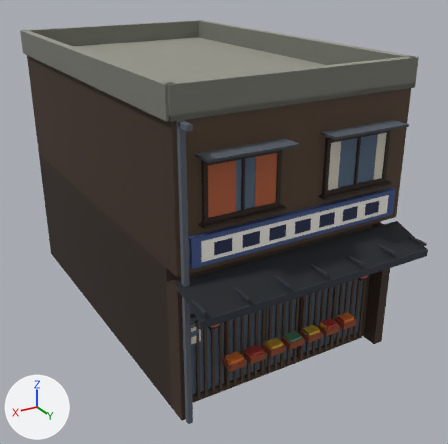
One commit to the FBX model Assets/Art/Models/Buildings/Shop_D.fbx: the scene before it, then after it.
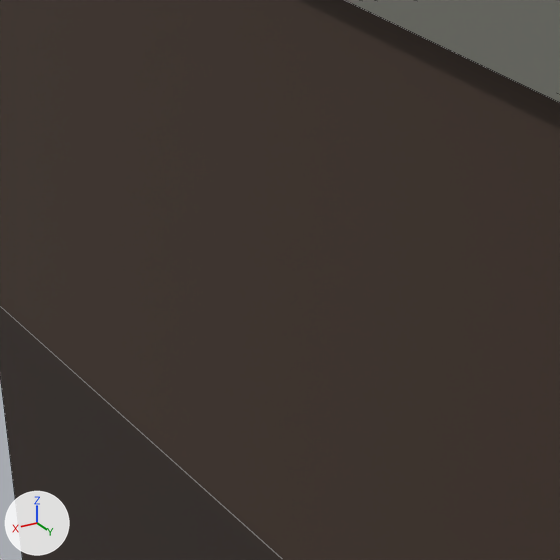
The first picture shows the older version from a 50 mm lens placed at (7.17, 9.04, 8.69), pointed at (-0.3, -3.42, 2.46). The close-ups show the older and then the newer version on the part from 9% to 34% of the width and 21% to 46% of the height of that picture. Only the edits that show in the close-ups are written down. Arrows for +X, +Y and +Z are at lower left; the lights stay in place. The close-ups show mesh edges as thin lines. Where no turn or scale is listed for an object, it has been applied to the vertices. Vertices at exactly the same position are counted once.

The first close-up shows 'BodyLow.003', 'BodyUp.003', 'RoofTop.004'.
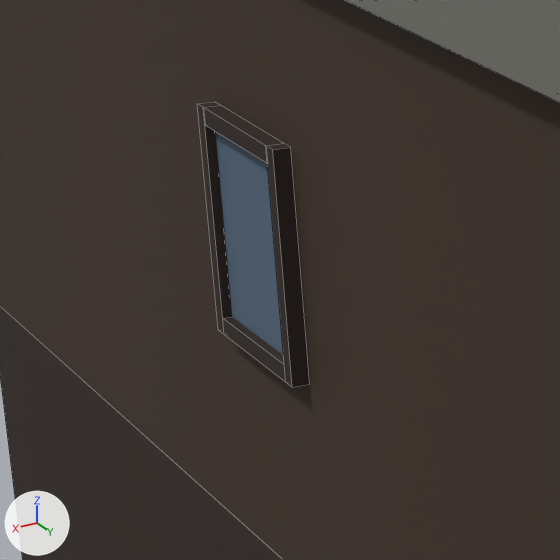
Location of each change, [x1, y1, x2, y2] in pixels of the close-ups (560 x 560 px):
'WinFrame.008', reshaped (not visible before): after [198, 102, 310, 387]
'Glass.008', reshaped (not visible before): after [216, 132, 284, 355]

Edits to the bpy script that builds the scene:
```text
Change me_glass_008:
    used by ob_glass_008; location = (0.0, 0.0, 0.0)
    remove me_glass_008.from_pydata(...)  # 24 vertices, 18 faces; spans x -2.13..2.33, y -0.31..0.04, z 1.69..5.36
    add me_glass_008.from_pydata(...)  # 40 vertices, 30 faces; spans x -2.78..2.79, y -4.46..0.15, z 1.69..5.36
    me_glass_008 part 2: a new loose piece, a box spanning x 2.775..2.785, y -4.46..-3.64, z 4.39..5.31, in mat_km_palettemat (picture img_km_palette_png)
    other edits to the shape of me_glass_008 do not show in these pictures
Change me_winframe_008:
    used by ob_winframe_008; location = (0.0, 0.0, 0.0)
    remove me_winframe_008.from_pydata(...)  # 80 vertices, 72 faces; spans x -2.28..2.28, y 0.0..0.2, z 4.22..5.43
    add me_winframe_008.from_pydata(...)  # 128 vertices, 120 faces; spans x -2.83..2.83, y -4.53..0.2, z 4.22..5.43
    me_winframe_008 part 1: a new loose piece of 24 vertices spanning x 2.75..2.83, y -4.53..-3.57, z 4.32..5.38, in mat_km_palettemat (picture img_km_palette_png)
    other edits to the shape of me_winframe_008 do not show in these pictures
```
